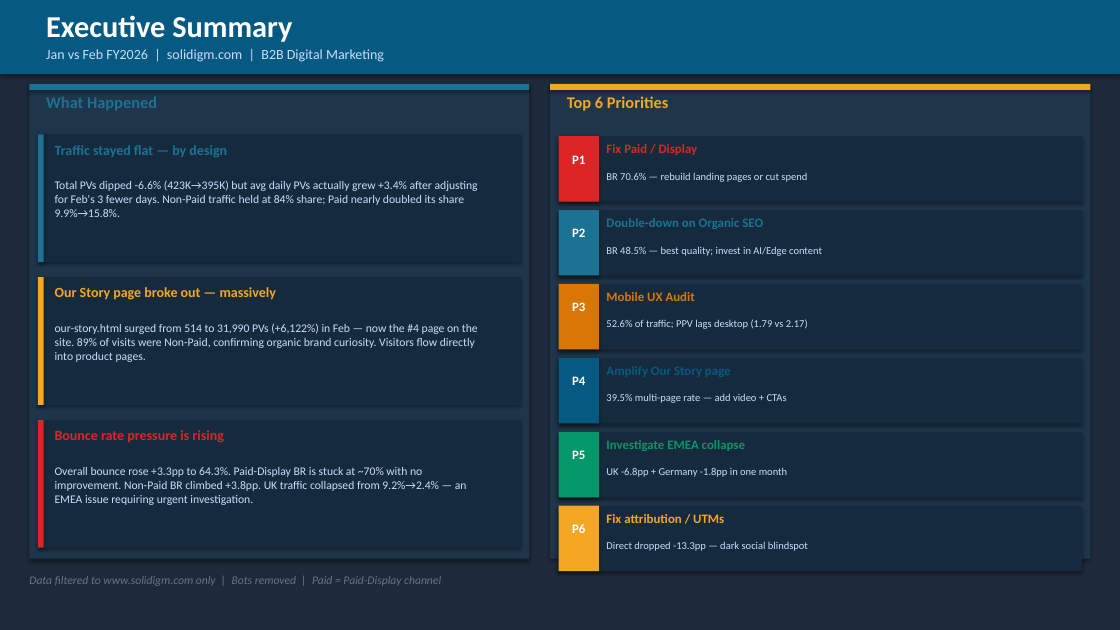
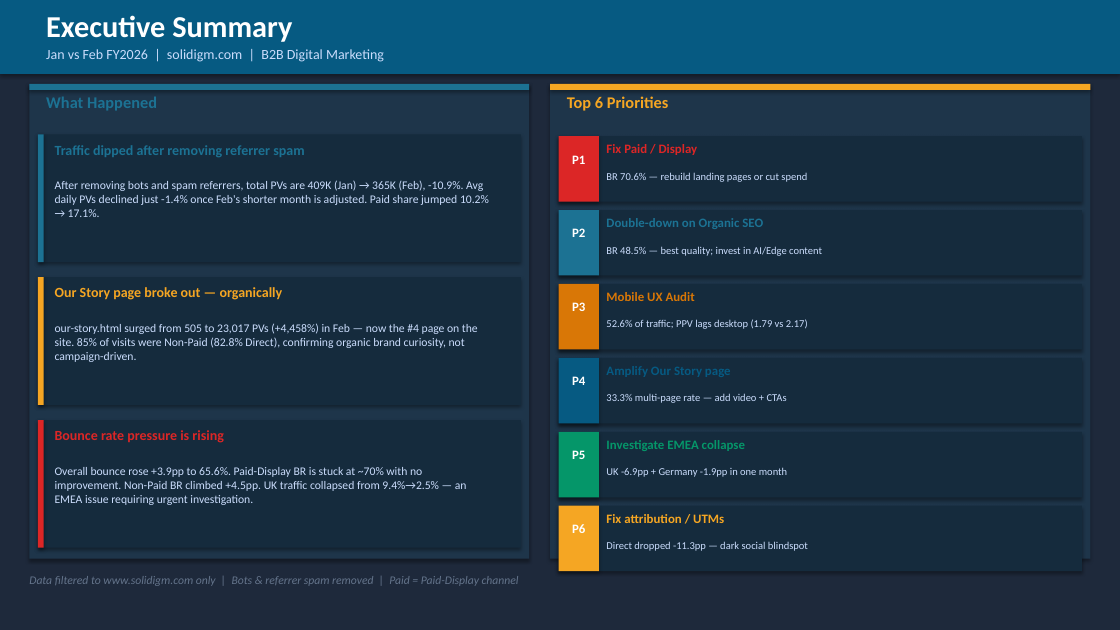
Before and after one commit to durgaguthi/AI, a slide deck: slide 2 of webanalytics/Solidigm_Analytics_Report_JanFeb_FY26.pptx. Drawn at 1120x630 pixels with LibreOffice and Linux fonts; fonts in the diff are those of the drawing. Boxes give left, top, right and bottom in pixels: in the first picture for what was removed or moved away, otherwise in the second. Text is boxed around its words. In the diff, an @@ line names an element or a change of style, - is before the commit and + after.

```diff
--- a/webanalytics/Solidigm_Analytics_Report_JanFeb_FY26.pptx
+++ b/webanalytics/Solidigm_Analytics_Report_JanFeb_FY26.pptx
@@ text at [55, 145, 304, 157]: text changed @@
-Traffic stayed flat — by design
+Traffic dipped after removing referrer spam
@@ text at [55, 180, 489, 217]: text changed @@
-Total PVs dipped -6.6% (423K→395K) but avg daily PVs actually grew +3.4% after adjusting for Feb's 3 fewer days. Non-Paid traffic held at 84% share; Paid nearly doubled its share 9.9%→15.8%.
+After removing bots and spam referrers, total PVs are 409K (Jan) → 365K (Feb), -10.9%. Avg daily PVs declined just -1.4% once Feb's shorter month is adjusted. Paid share jumped 10.2% → 17.1%.
@@ text at [55, 287, 283, 300]: text changed @@
-Our Story page broke out — massively
+Our Story page broke out — organically
@@ text at [55, 323, 478, 362]: text changed @@
-our-story.html surged from 514 to 31,990 PVs (+6,122%) in Feb — now the #4 page on the site. 89% of visits were Non-Paid, confirming organic brand curiosity. Visitors flow directly into product pages.
+our-story.html surged from 505 to 23,017 PVs (+4,458%) in Feb — now the #4 page on the site. 85% of visits were Non-Paid (82.8% Direct), confirming organic brand curiosity, not campaign-driven.
@@ text at [606, 393, 787, 403]: text changed @@
-39.5% multi-page rate — add video + CTAs
+33.3% multi-page rate — add video + CTAs
@@ text at [55, 467, 467, 505]: text changed @@
-Overall bounce rose +3.3pp to 64.3%. Paid-Display BR is stuck at ~70% with no improvement. Non-Paid BR climbed +3.8pp. UK traffic collapsed from 9.2%→2.4% — an EMEA issue requiring urgent investigation.
+Overall bounce rose +3.9pp to 65.6%. Paid-Display BR is stuck at ~70% with no improvement. Non-Paid BR climbed +4.5pp. UK traffic collapsed from 9.4%→2.5% — an EMEA issue requiring urgent investigation.
@@ text at [606, 541, 808, 551]: text changed @@
-Direct dropped -13.3pp — dark social blindspot
+Direct dropped -11.3pp — dark social blindspot
@@ text at [29, 576, 519, 586]: text changed @@
-Data filtered to www.solidigm.com only | Bots removed | Paid = Paid-Display channel
+Data filtered to www.solidigm.com only | Bots & referrer spam removed | Paid = Paid-Display channel
```
Also in this commit, not shown: 12 other slides changed, 1 other file.
